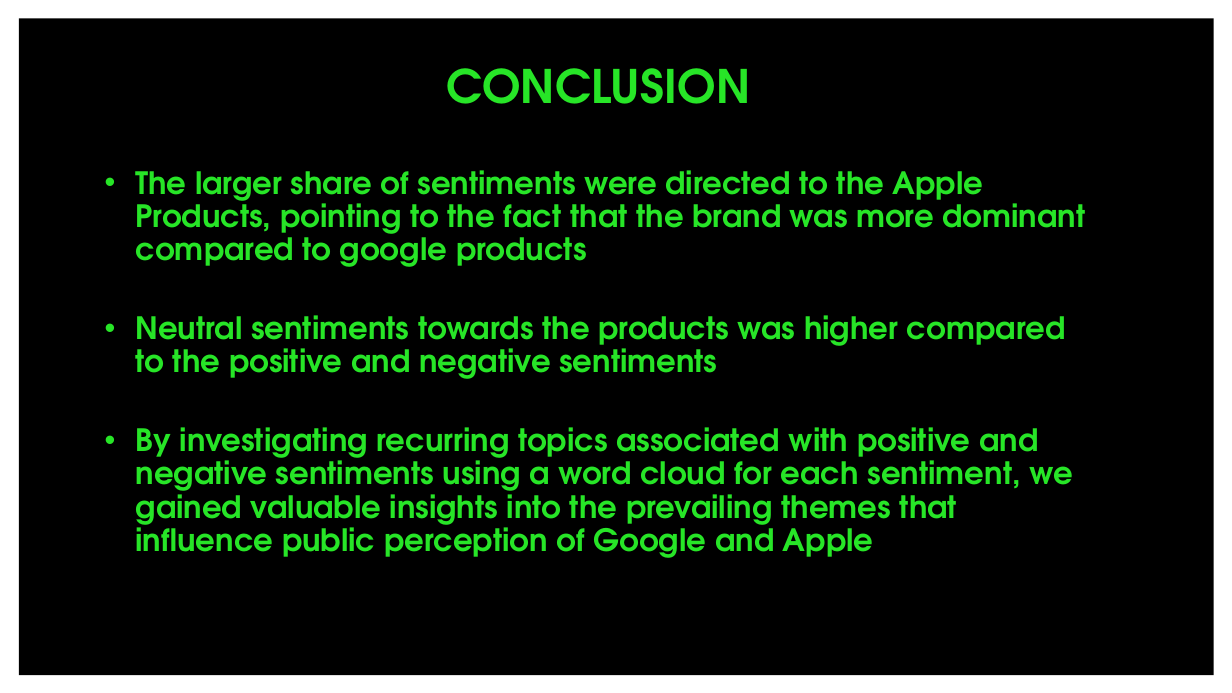
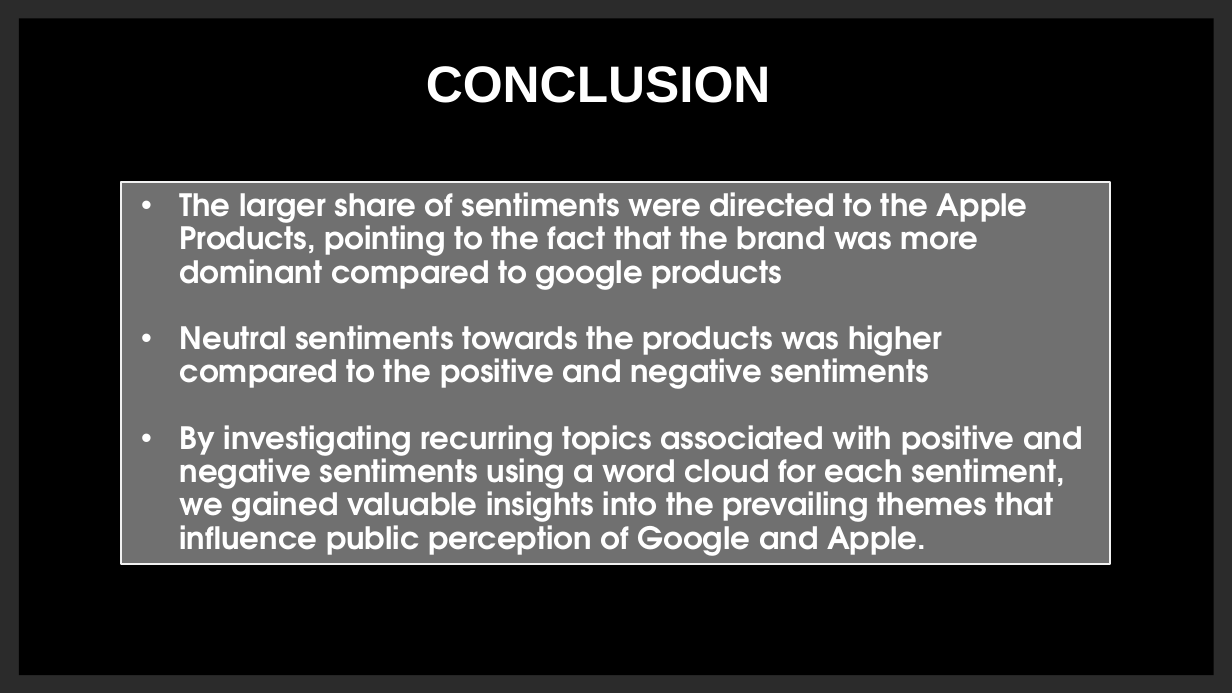
Before and after one commit to jgatharia/Phase_4_Project_, a slide deck: slide 10 of Presentation.pptx. Drawn at 1232x693 pixels with LibreOffice and Linux fonts; fonts in the diff are those of the drawing; background and template pictures are left out; a plain dark background stands for a picture behind light text. Boxes give left, top, right and bottom in pixels: in the first picture for what was removed or moved away, otherwise in the second. Text is boxed around its words. In the diff, an @@ line names an element or a change of style, - is before the commit and + after.

```diff
--- a/Presentation.pptx
+++ b/Presentation.pptx
@@ rectangle added at (0,0,1232,692), fill #FFFFFF @@
@@ title "CONCLUSION" at (426,66,771,103): size 27 to 30 pt, font TeX Gyre Adventor to Arial, text colour #27E527 to #FFFFFF, highlight #000000 to none @@
@@ rectangle "The larger share of sentiments ...": place and size @@
-rectangle "The larger share of sentiments ..." at (136,170,1086,558)
+rectangle "The larger share of sentiments ..." at (121,182,1110,564)
@@ rectangle "The larger share of sentiments ..." at (121,182,1110,564): vertical alignment top to middle; fill none to #808080 at 88% opacity; outline none to #F2F2F2 1.25 pt @@
@@ text in rectangle at (180,192,1028,389): text colour #27E527 to #FFFFFF, highlight #000000 to none in "The larger share of sentiments were directed ...", "Neutral sentiments towards the products was higher ..."; indent changed; less space between paragraphs @@
@@ text in rectangle at (180,425,1082,556): text changed; text colour #27E527 to #FFFFFF @@
-• By investigating recurring topics associated with positive and negative sentiments using a word cloud for each sentiment, we gained valuable insights into the prevailing themes that influence public perception of Google and Apple
+• By investigating recurring topics associated with positive and negative sentiments using a word cloud for each sentiment, we gained valuable insights into the prevailing themes that influence public perception of Google and Apple.
```
Also in this commit, not shown: 12 other slides changed.
